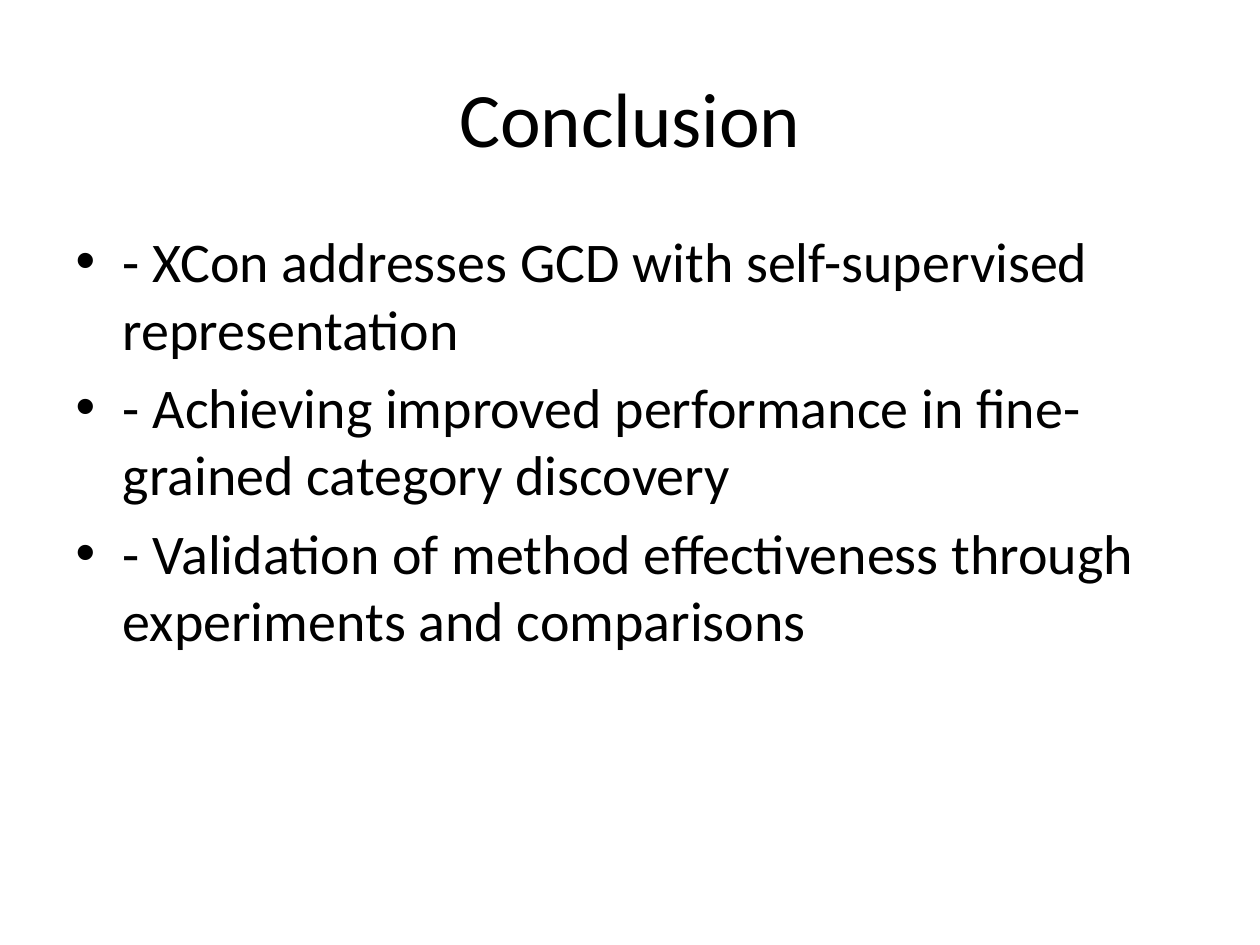
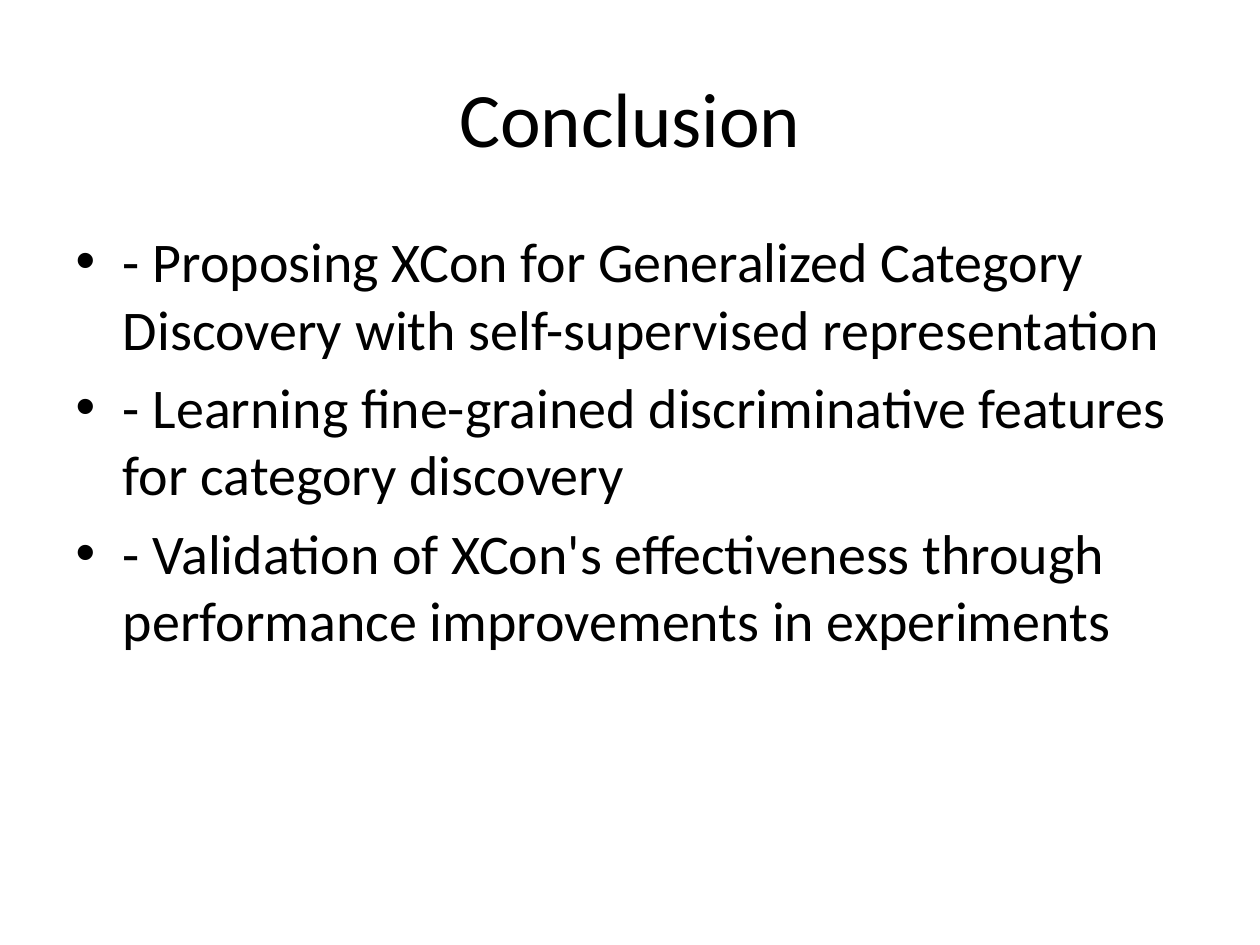
Before and after one commit to StephanieMussi/GRASPER, a slide deck: slide 10 of presentation.pptx. Drawn at 1260x945 pixels with LibreOffice and Linux fonts; fonts in the diff are those of the drawing. Boxes give left, top, right and bottom in pixels: in the first picture for what was removed or moved away, otherwise in the second. Text is boxed around its words. In the diff, an @@ line names an element or a change of style, - is before the commit and + after.

```diff
--- a/presentation.pptx
+++ b/presentation.pptx
@@ text at box(123, 243, 1166, 650): text changed @@
-• - XCon addresses GCD with self-supervised representation
-• - Achieving improved performance in fine-grained category discovery
-• - Validation of method effectiveness through experiments and comparisons
+• - Proposing XCon for Generalized Category Discovery with self-supervised representation
+• - Learning fine-grained discriminative features for category discovery
+• - Validation of XCon's effectiveness through performance improvements in experiments
```
Also in this commit, not shown: 7 other slides changed, 1 slide added, 1 slide removed, 1 other file.
